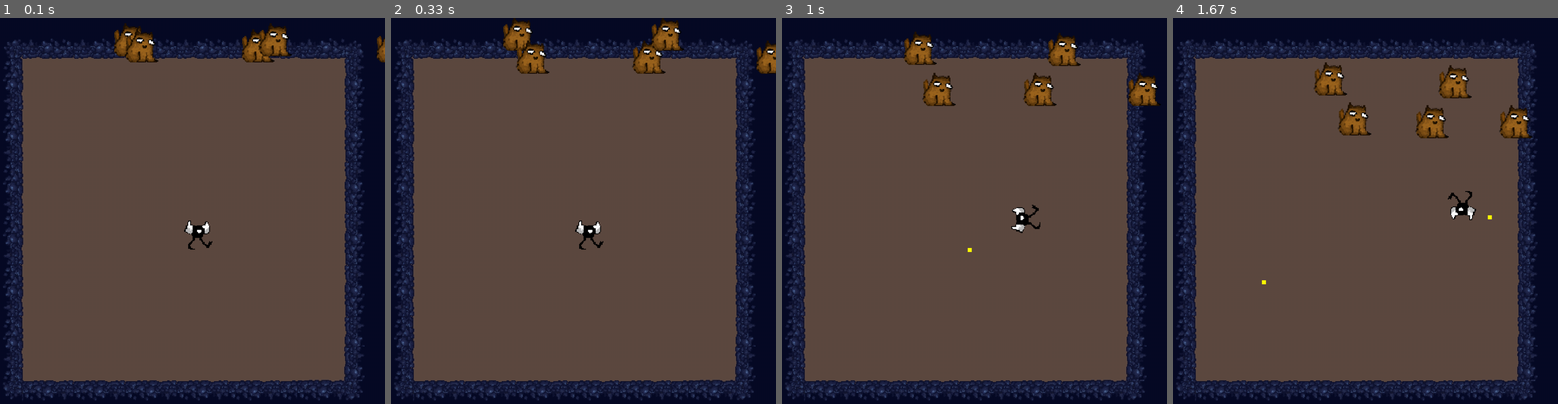
Above: before the commit, frames 1-4 (left to right).
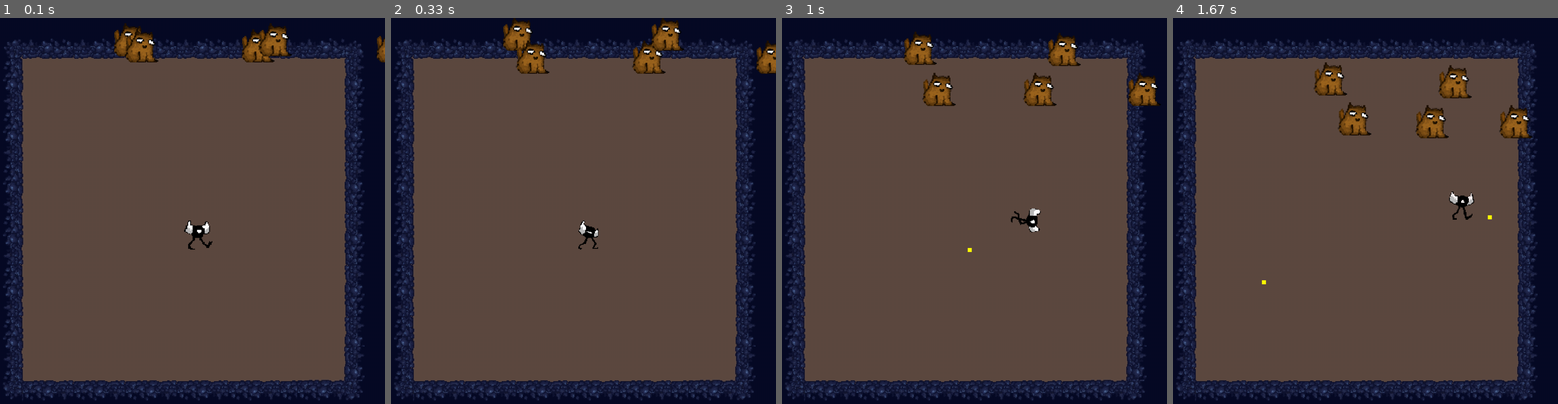
Above: after the commit, the same moments.

Repository: PouchyCorp/Pygame-TD
Game: pygame game, started from main.py
Two runs of this game, one before a commit and one after it. Both use one fixed random seed, a clock stepped at 60 frames per second and the inputs below.
Inputs (mouse positions are in pixels of both pictures, inside the frame that each line leads up to):
- Up to frame 1 (0.1 s): no input
- Up to frame 2 (0.33 s): no input
- Up to frame 3 (1 s): hold Right 0.33-0.8 s; move the mouse to (951, 238) at 0.37 s; hold Up from 0.83 s (still down); move the mouse to (1093, 207) at 0.87 s
- Up to frame 4 (1.67 s): release Up at 1.13 s; hold Right 1.17-1.63 s; move the mouse to (1257, 222) at 1.2 s

Frame 1 is identical in both runs. In frame 2, 0.2% of the frame differs, in the area x 47-56%, y 52-61%; in frame 3, 0.3%, in the area x 59-68%, y 48-56%; in frame 4, 0.3%.

Commit message:
player Placeholder idle animation

Diff:
--- a/main.py
+++ b/main.py
@@ -39,10 +39,17 @@
 bullets = []
 levels = []
 walls = []
+playerAnimations = []
 
 currentAnim = 'idle'
 playerRunAnimation = [pygame.image.load('frame1.png'), pygame.image.load('frame2.png'), pygame.image.load('frame3.png'), pygame.image.load('frame4.png'), pygame.image.load('frame5.png')
  ]
+
+for i in range(0,len(playerRunAnimation)):
+    playerRunAnimation[i] = pygame.transform.scale(playerRunAnimation[i],(PLAYER_WIDTH,PLAYER_HEIGHT))
+
+
+playerAnimations.append(playerRunAnimation)
 
 class Level:
     def __init__(self, number, enemyCount, playerStartPos, roomType, enemyDiff, levels):
@@ -75,6 +82,10 @@
         self.rect = self.image.get_rect()
         self.rect.x = self.x
         self.rect.y = self.y
+        self.currentSprite = 0
+        self.anim = 'idle'
+        self.animCooldown = 100
+        self.animCooldownIncrement = 0
 
     def drawDashImage(self, surface):
         if not can_dash:
@@ -83,8 +94,6 @@
     def basicPlayerMov(self, keys, movDir):
         global can_dash
         global last_dash_time
-        global currentAnim
-
         if keys[pygame.K_LEFT] and self.x - self.vel >= 0:
             tempRect = self.rect.copy()
             tempRect.x -= self.vel
@@ -92,7 +101,7 @@
                 self.x -= self.vel
                 movDir[0] = -1
                 movDir[1] = 0
-                currentAnim = 'run left'
+                self.anim = 'run left'
         if keys[pygame.K_RIGHT] and self.x + self.vel + self.width <= WIDTH:
             tempRect = self.rect.copy()
             tempRect.x += self.vel
@@ -100,7 +109,7 @@
                 self.x += self.vel
                 movDir[0] = 1
                 movDir[1] = 0
-                currentAnim = 'run right'
+                self.anim = 'run right'
         if keys[pygame.K_DOWN] and self.y + self.vel + self.height <= HEIGHT:
             tempRect = self.rect.copy()
             tempRect.y += self.vel
@@ -108,7 +117,7 @@
                 self.y += self.vel
                 movDir[0] = 0
                 movDir[1] = 1
-                currentAnim = 'run down'
+                self.anim = 'run down'
         if keys[pygame.K_UP] and self.y - self.vel >= 0:
             tempRect = self.rect.copy()
             tempRect.y -= self.vel
@@ -116,7 +125,7 @@
                 self.y -= self.vel
                 movDir[0] = 0
                 movDir[1] = -1
-                currentAnim = 'run up'
+                self.anim = 'run up'
 
 
 
@@ -146,9 +155,19 @@
                 self.x = WIDTH/2 - PLAYER_WIDTH/2
                 self.y = HEIGHT/2 - PLAYER_HEIGHT
 
-    def animation(self,playerAnimation,currentAnim):
-        return
-
+    def animation(self,playerAnimations):
+        self.animCooldownIncrement += 10
+
+        if self.anim == 'idle' and self.animCooldownIncrement >= self.animCooldown:
+            self.animCooldownIncrement = 0
+
+            self.currentSprite += 1
+            if self.currentSprite >= len(playerAnimations[0]):
+                self.currentSprite = 0
+
+            self.image = playerAnimations[0][self.currentSprite]
+
+            print(len(playerAnimations[0]))
 
 class Enemy:
     def __init__(self, x, y, width, height, vel, enemies):
@@ -175,17 +194,22 @@
 
 def draw(player, walls, enemies, bullets, borderLines):
     WIN.blit(imagemur, WIN.get_rect())
+
     for wall in walls:
         pygame.draw.rect(WIN, "green", wall)
+
     WIN.blit(player.image, player.rect)
+
     for bullet in bullets:
         pygame.draw.rect(WIN,"yellow", bullet.rect)
+
     for enemy in enemies:
         WIN.blit(enemy.image, enemy.rect)
-    player.drawDashImage(WIN)
+
     if False:
         for borderLine in borderLines:
             pygame.draw.rect(WIN, "red", borderLine.rect)
+
     pygame.display.update()
 
 def enemyDirection(self, player):
@@ -320,7 +344,7 @@
 
         clock.tick(60)
 
-        print (can_dash)
+        player.anim = 'idle'
 
         # variable qui definie la position du joueur
 
@@ -365,8 +389,8 @@
         levelManager(levels, enemies)
 
         # object rendering
-
-        draw(player, walls, enemies, bullets,borderLines)
+        player.animation(playerAnimations)
+        draw(player, walls, enemies, bullets, borderLines)
 
     pygame.quit()
 
